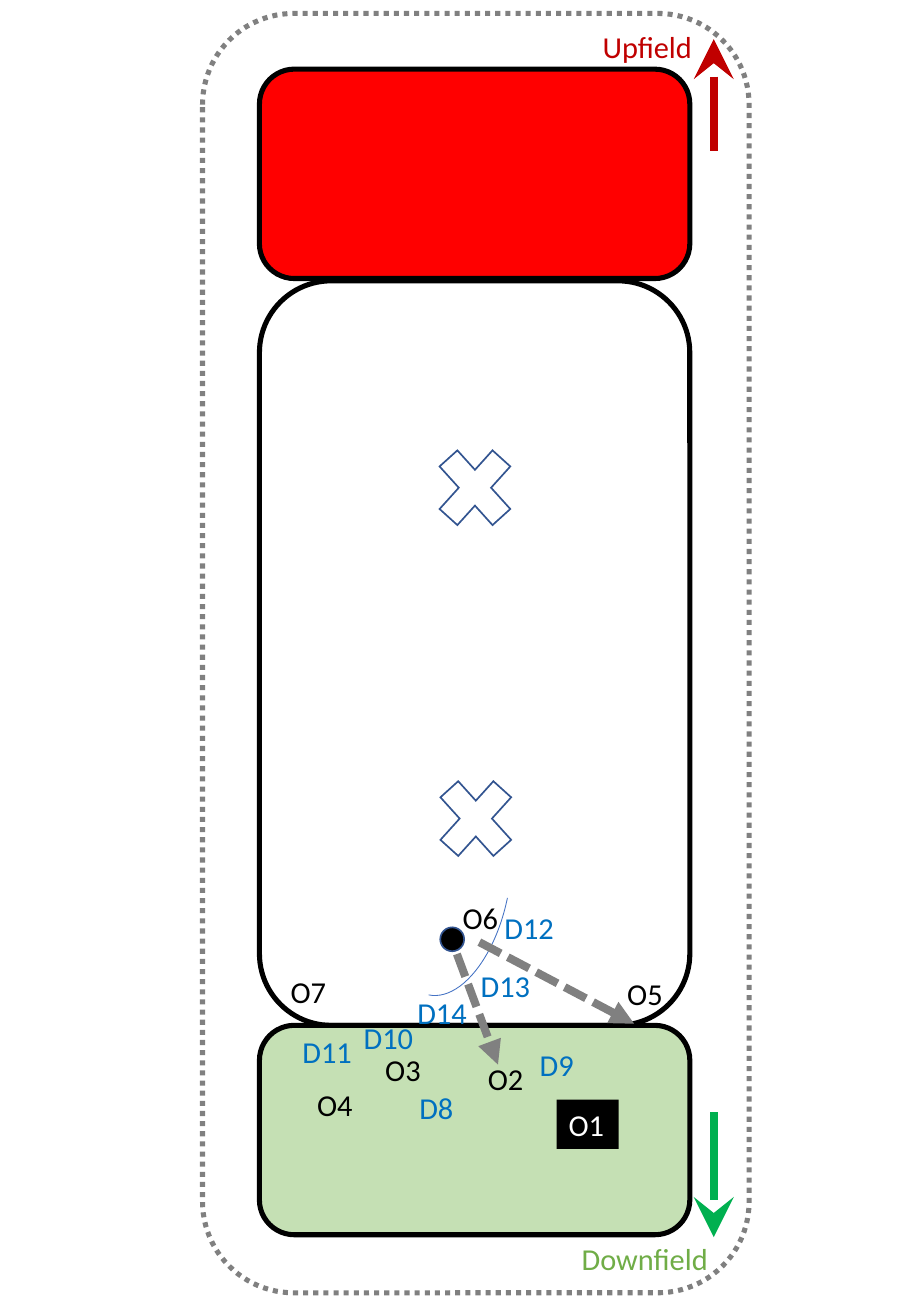
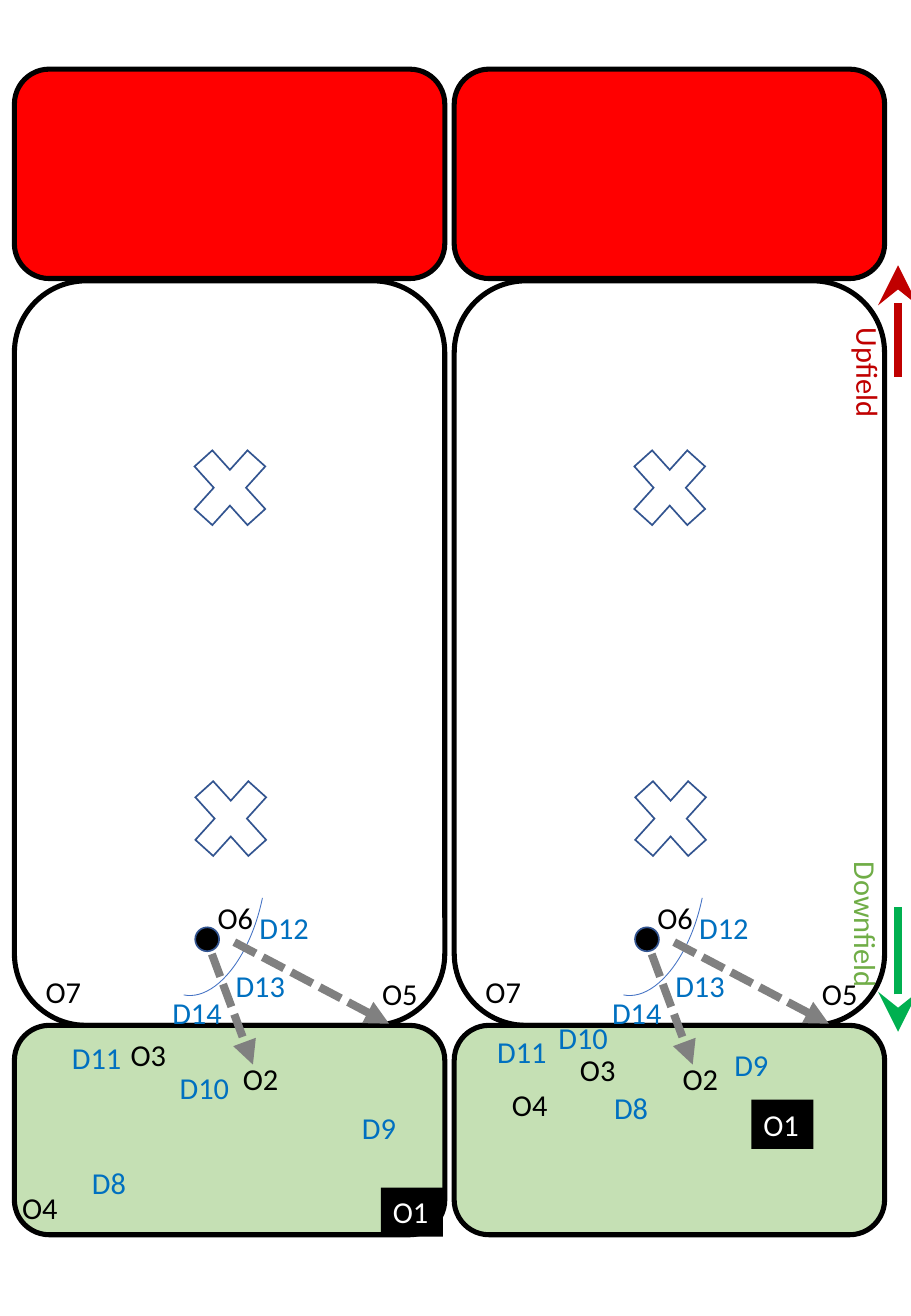
Before and after one commit to James-Reynolds/Ultimate-strategy-and-tactics, a slide deck: slide 10 of graphics/Graphics.pptx. Drawn at 911x1316 pixels with LibreOffice and Linux fonts; fonts in the diff are those of the drawing. Boxes give left, top, right and bottom in pixels: in the first picture for what was removed or moved away, otherwise in the second. Text is boxed around its words. In the diff, an @@ line names an element or a change of style, - is before the commit and + after.

```diff
--- a/graphics/Graphics.pptx
+++ b/graphics/Graphics.pptx
@@ rounded rectangle removed at (x1=203, y1=13, x2=749, y2=1292) @@
@@ rounded rectangle added at (x1=15, y1=69, x2=445, y2=278), fill #FF0000, outline #000000 3 pt @@
@@ arrow moved from (714, 39) - (714, 151) to (898, 265) - (898, 377) @@
@@ rounded rectangle added at (x1=15, y1=281, x2=445, y2=1025), outline #000000 3 pt @@
@@ text "Upfield" moved from (x1=603, y1=37, x2=692, y2=63) to (x1=848, y1=336, x2=885, y2=415) @@
@@ text "Upfield" at (x1=848, y1=336, x2=885, y2=415): rotation 0 to 90 degrees @@
@@ cross added at (x1=179, y1=431, x2=281, y2=544), outline #325491 1 pt @@
@@ arc (boxed as its full ellipse) added at (x1=127, y1=766, x2=285, y2=1007), outline #4472C4 0.5 pt @@
@@ cross added at (x1=180, y1=762, x2=282, y2=875), outline #325491 1 pt @@
@@ text "Downfield" at (x1=846, y1=874, x2=883, y2=984): rotation 0 to 90 degrees @@
@@ text "Downfield" moved from (x1=582, y1=1249, x2=708, y2=1278) to (x1=846, y1=874, x2=883, y2=984) @@
@@ ellipse added at (x1=196, y1=927, x2=220, y2=951), fill #000000, outline #325491 1 pt @@
@@ text added at (x1=218, y1=908, x2=253, y2=937), 18 pt, text #000000 @@
+O6
@@ text added at (x1=259, y1=919, x2=308, y2=939), 18 pt, text #0070C0 @@
+D12
@@ arrow moved from (714, 1237) - (714, 1113) to (898, 1031) - (898, 907) @@
@@ arrow added from (211, 954) to (253, 1064), #808080 4.75 pt dashed @@
@@ arrow added from (234, 943) to (389, 1024), #808080 4.75 pt dashed @@
@@ 13 texts, 3 rounded rectangles, 2 crosses, 2 arrows, 1 rectangle, 1 arc (boxed as its full ellipse), 1 ellipse moved together from (x1=260, y1=69, x2=690, y2=1234) to (x1=454, y1=69, x2=884, y2=1234) @@
@@ text added at (x1=46, y1=983, x2=81, y2=1011), 18 pt, text #000000 @@
+O7
@@ text added at (x1=236, y1=977, x2=285, y2=998), 18 pt, text #0070C0 @@
+D13
@@ text added at (x1=382, y1=985, x2=417, y2=1013), 18 pt, text #000000 @@
+O5
@@ text added at (x1=172, y1=1004, x2=221, y2=1031), 18 pt, text #0070C0 @@
+D14
@@ rounded rectangle added at (x1=15, y1=1025, x2=445, y2=1234), fill #C5E0B4, outline #000000 3 pt @@
@@ text added at (x1=72, y1=1049, x2=121, y2=1069), 18 pt, text #0070C0 @@
+D11
@@ text added at (x1=131, y1=1046, x2=166, y2=1067), 18 pt, text #000000 @@
+O3
@@ text added at (x1=180, y1=1079, x2=229, y2=1099), 18 pt, text #0070C0 @@
+D10
@@ text added at (x1=243, y1=1070, x2=278, y2=1090), 18 pt, text #000000 @@
+O2
@@ text added at (x1=362, y1=1119, x2=396, y2=1139), 18 pt, text #0070C0 @@
+D9
@@ text added at (x1=22, y1=1199, x2=57, y2=1226), 18 pt, text #000000 @@
+O4
@@ text added at (x1=92, y1=1173, x2=126, y2=1194), 18 pt, text #0070C0 @@
+D8
@@ rectangle added at (x1=381, y1=1188, x2=443, y2=1237), fill #000000, 18 pt, text #FFFFFF @@
+O1
```
Also in this commit, not shown: 8 other slides changed, 7 other files.
